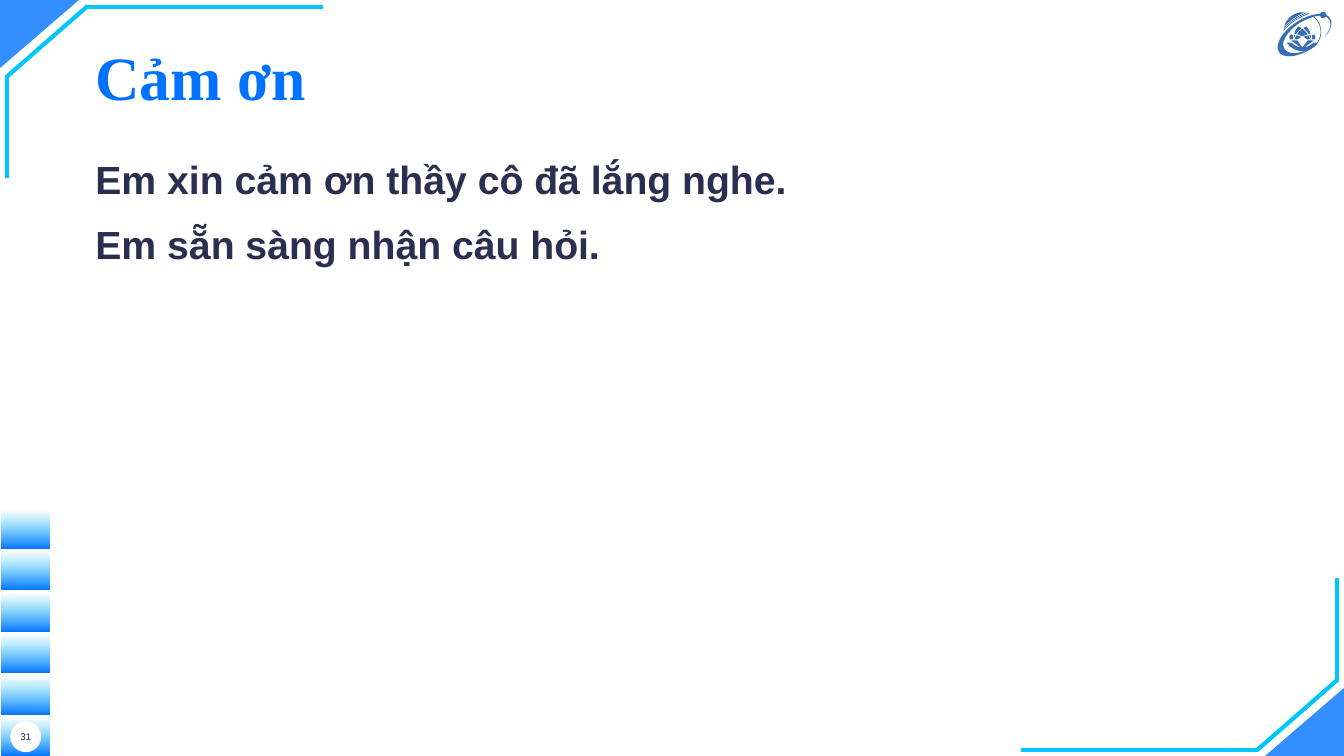
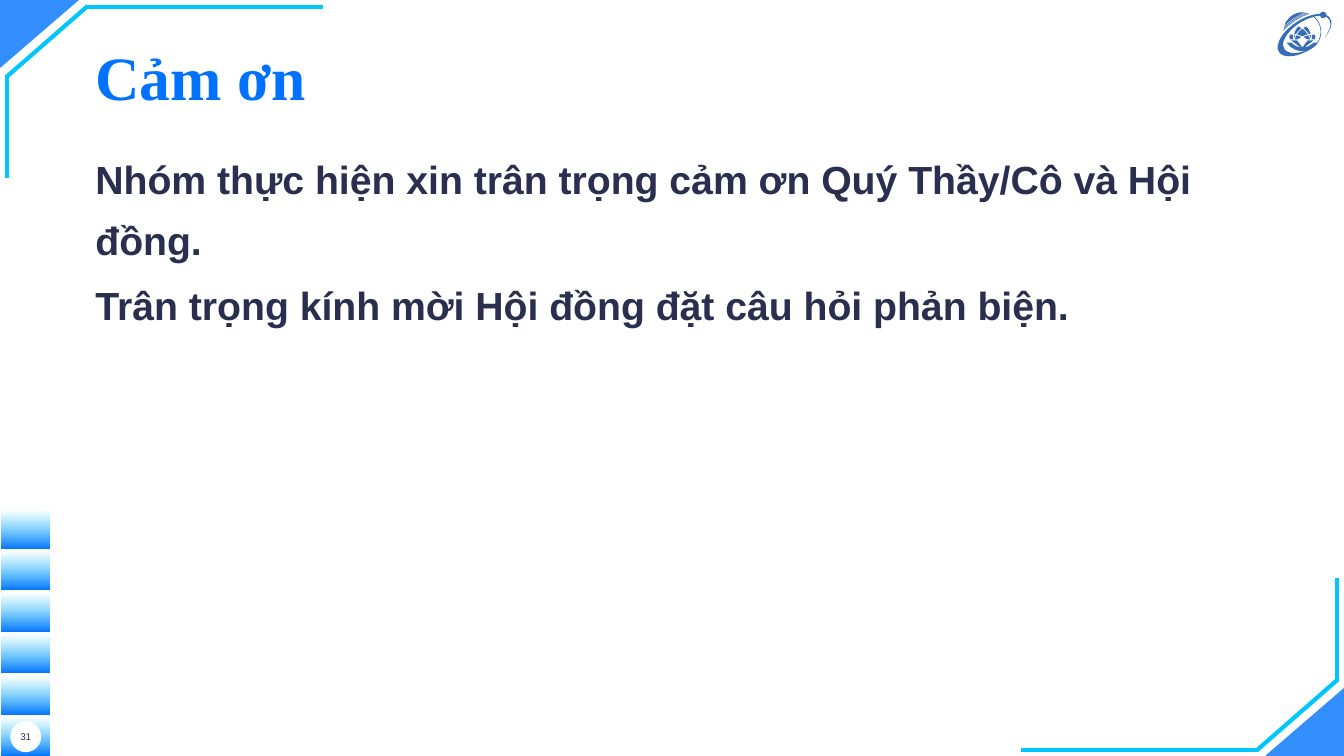
Before and after one commit to hieunguyen2604/alpr-do-an-mon-hoc, a slide deck: slide 31 of docs/slides/slides.pptx. Drawn at 1344x756 pixels with LibreOffice and Linux fonts; fonts in the diff are those of the drawing; background and template pictures are left out. Boxes give left, top, right and bottom in pixels: in the first picture for what was removed or moved away, otherwise in the second. Text is boxed around its words. In the diff, an @@ line names an element or a change of style, - is before the commit and + after.

```diff
--- a/docs/slides/slides.pptx
+++ b/docs/slides/slides.pptx
@@ text at box(95, 164, 1191, 328): text changed @@
-Em xin cảm ơn thầy cô đã lắng nghe.
-Em sẵn sàng nhận câu hỏi.
+Nhóm thực hiện xin trân trọng cảm ơn Quý Thầy/Cô và Hội đồng.
+Trân trọng kính mời Hội đồng đặt câu hỏi phản biện.
```
Also in this commit, not shown: 14 other slides changed, 3 other files.
